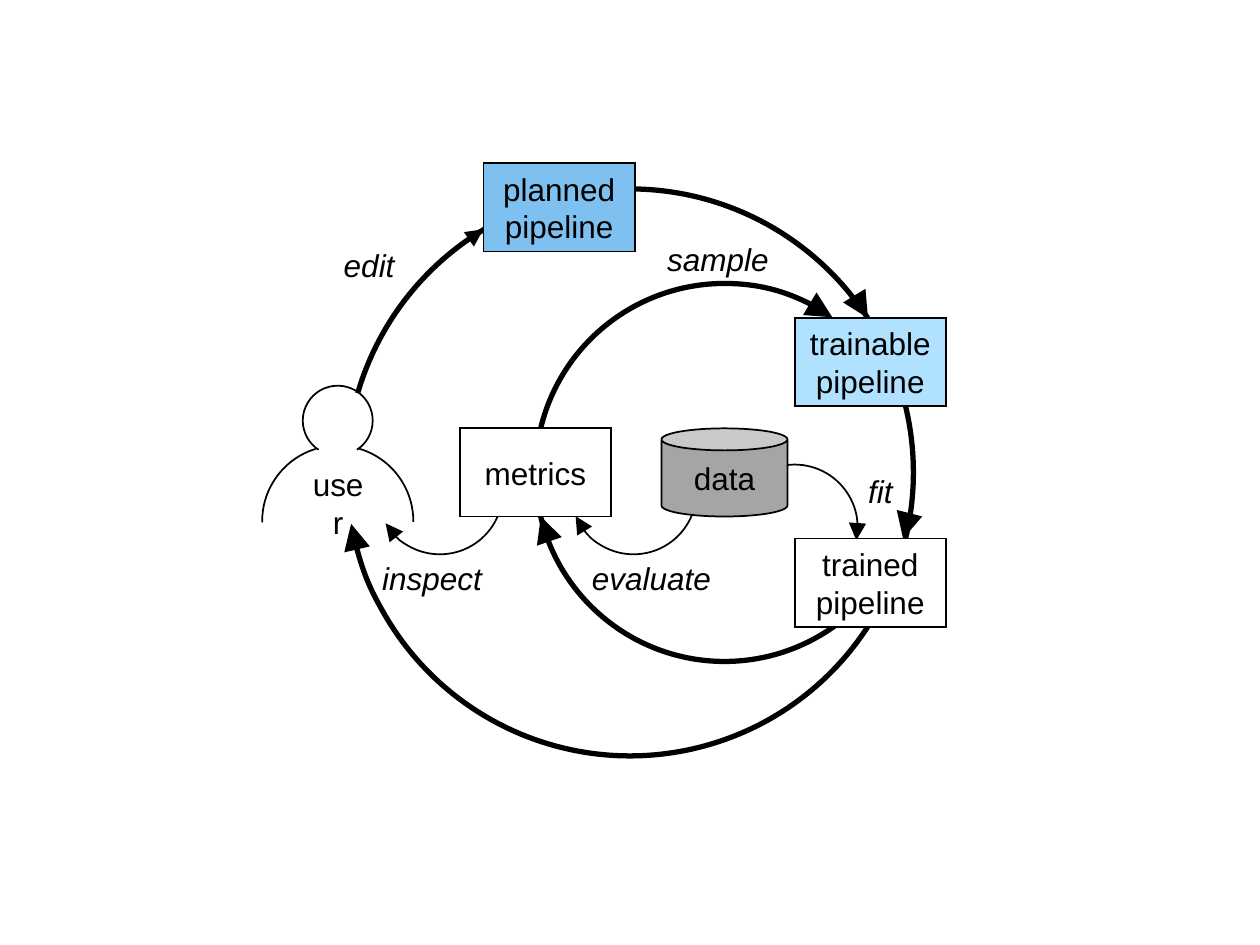
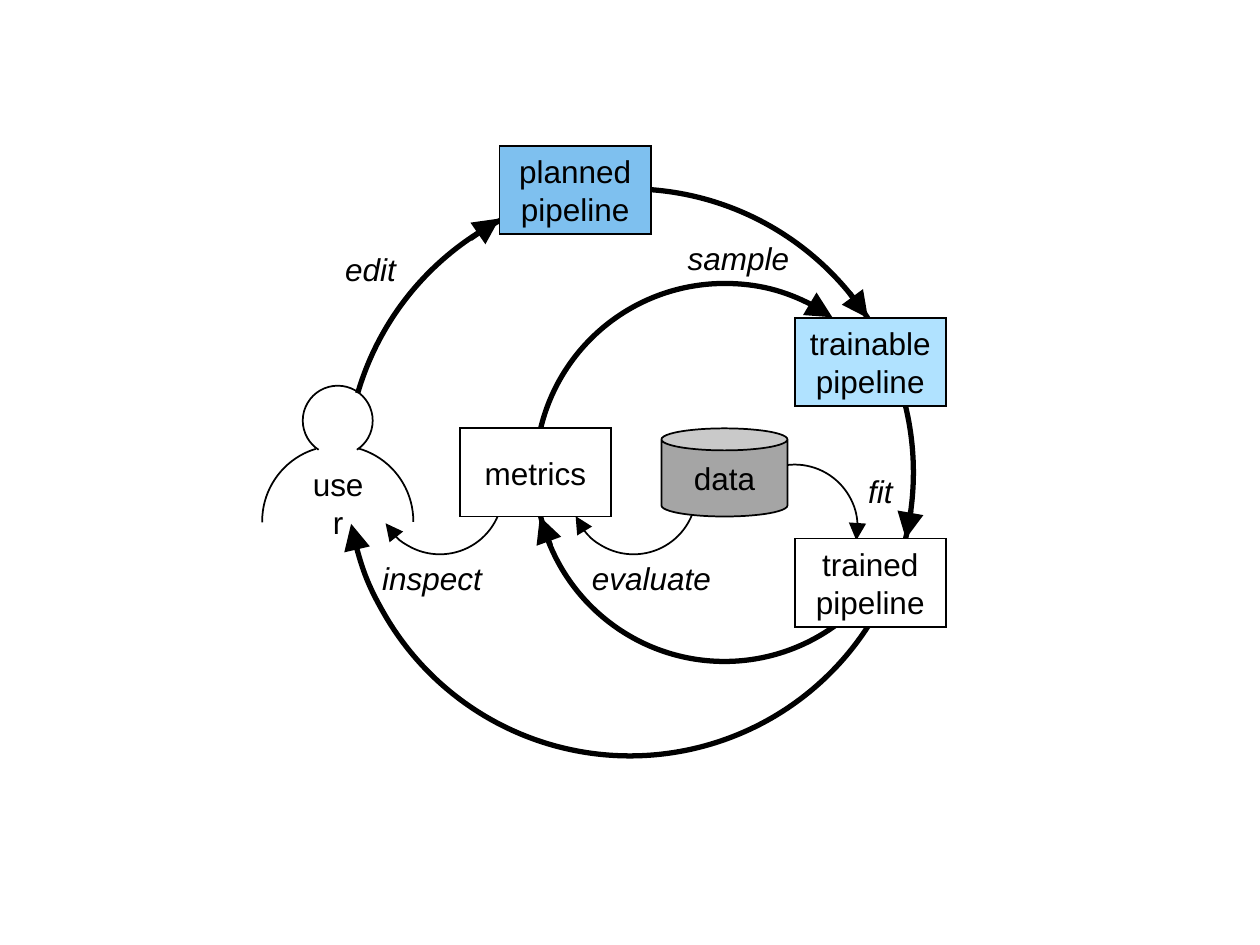
Before and after one commit to IBM/lale, a slide deck: slide 4 of talks/2022-0816-lale.pptx (slide 3 before the commit). Drawn at 1260x945 pixels with LibreOffice and Linux fonts; fonts in the diff are those of the drawing. Boxes give left, top, right and bottom in pixels: in the first picture for what was removed or moved away, otherwise in the second. Text is boxed around its words. In the diff, an @@ line names an element or a change of style, - is before the commit and + after.

```diff
--- a/talks/2022-0816-lale.pptx
+++ b/talks/2022-0816-lale.pptx
@@ rectangle "planned pipeline": place and size @@
-rectangle "planned pipeline" at bbox=[484, 164, 635, 252]
+rectangle "planned pipeline" at bbox=[500, 146, 651, 234]
@@ arrow moved from (465, 242) - (484, 229) to (470, 238) - (500, 218) @@
@@ arrow (470, 238) - (500, 218): stroke #000000 2 pt to #000000 3 pt @@
@@ text "sample": place and size @@
-text "sample" at bbox=[667, 248, 768, 277]
+text "sample" at bbox=[688, 247, 789, 276]
@@ text "edit": place and size @@
-text "edit" at bbox=[344, 254, 395, 278]
+text "edit" at bbox=[345, 258, 396, 282]
@@ arrow moved from (859, 305) - (868, 318) to (849, 294) - (868, 318) @@
@@ arrow moved from (908, 519) - (903, 539) to (911, 510) - (906, 539) @@
```
Also in this commit, not shown: 2 slides added, 5 other files.
